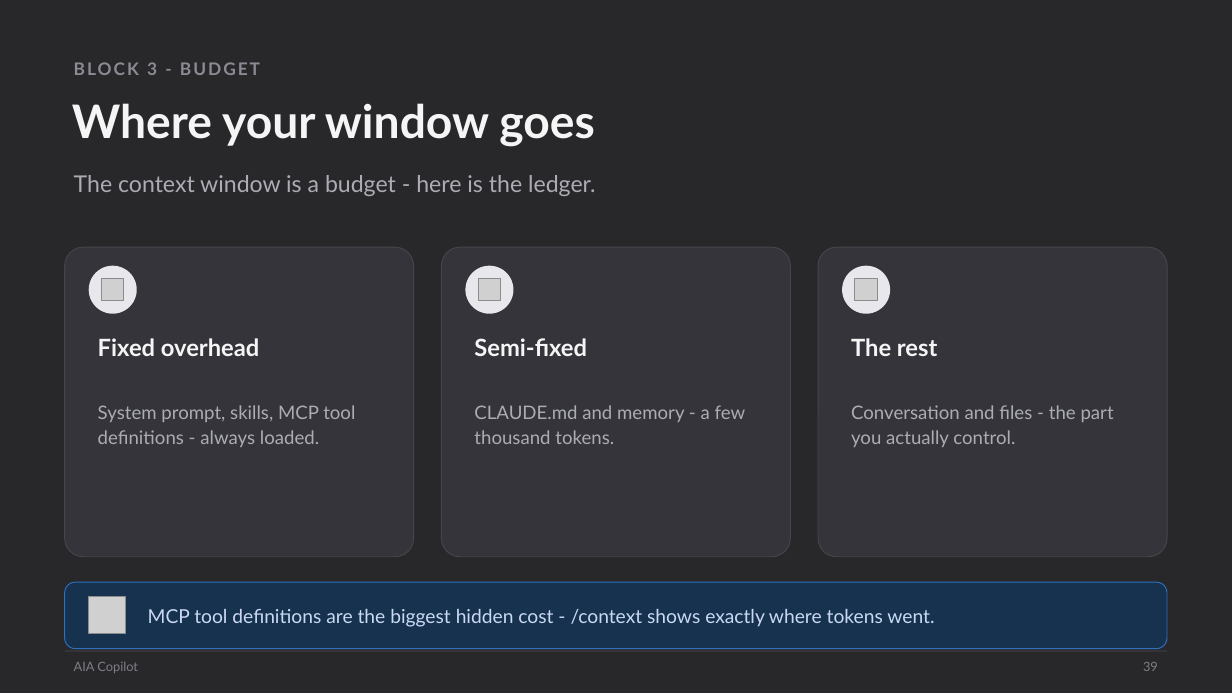
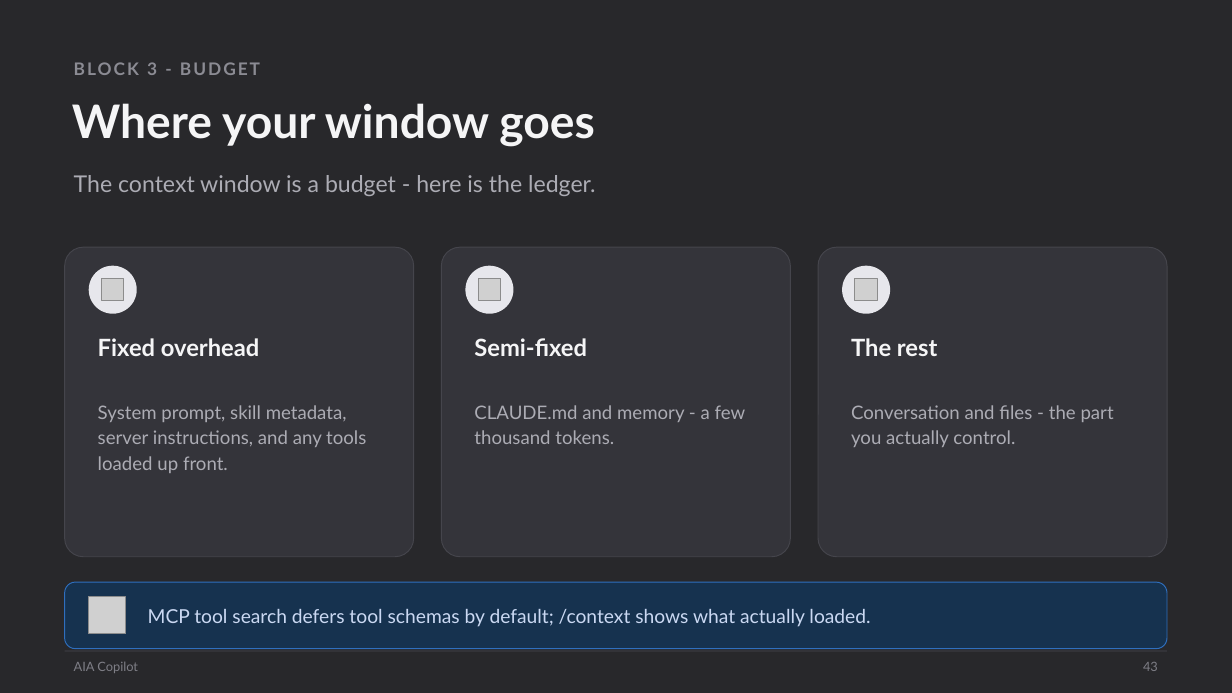
Before and after one commit to scottrhay/AIA-ClaudeCopilot, a slide deck: slide 43 of claude-code-3day/slides/Day1_Claude_Code_Fundamentals.pptx (slide 39 before the commit). Drawn at 1232x693 pixels with LibreOffice and Linux fonts; fonts in the diff are those of the drawing; grey boxes stand for pictures. Boxes give left, top, right and bottom in pixels: in the first picture for what was removed or moved away, otherwise in the second. Text is boxed around its words. In the diff, an @@ line names an element or a change of style, - is before the commit and + after.

```diff
--- a/claude-code-3day/slides/Day1_Claude_Code_Fundamentals.pptx
+++ b/claude-code-3day/slides/Day1_Claude_Code_Fundamentals.pptx
@@ text at <box>98,405,366,473</box>: text changed @@
-System prompt, skills, MCP tool definitions - always loaded.
+System prompt, skill metadata, server instructions, and any tools loaded up front.
@@ text at <box>148,609,870,627</box>: text changed @@
-MCP tool definitions are the biggest hidden cost - /context shows exactly where tokens went.
+MCP tool search defers tool schemas by default; /context shows what actually loaded.
@@ text at <box>1143,662,1158,671</box>: text changed @@
-39
+43
```
Also in this commit, not shown: 63 other slides changed, 11 slides added, 3 slides removed, 15 other files.
